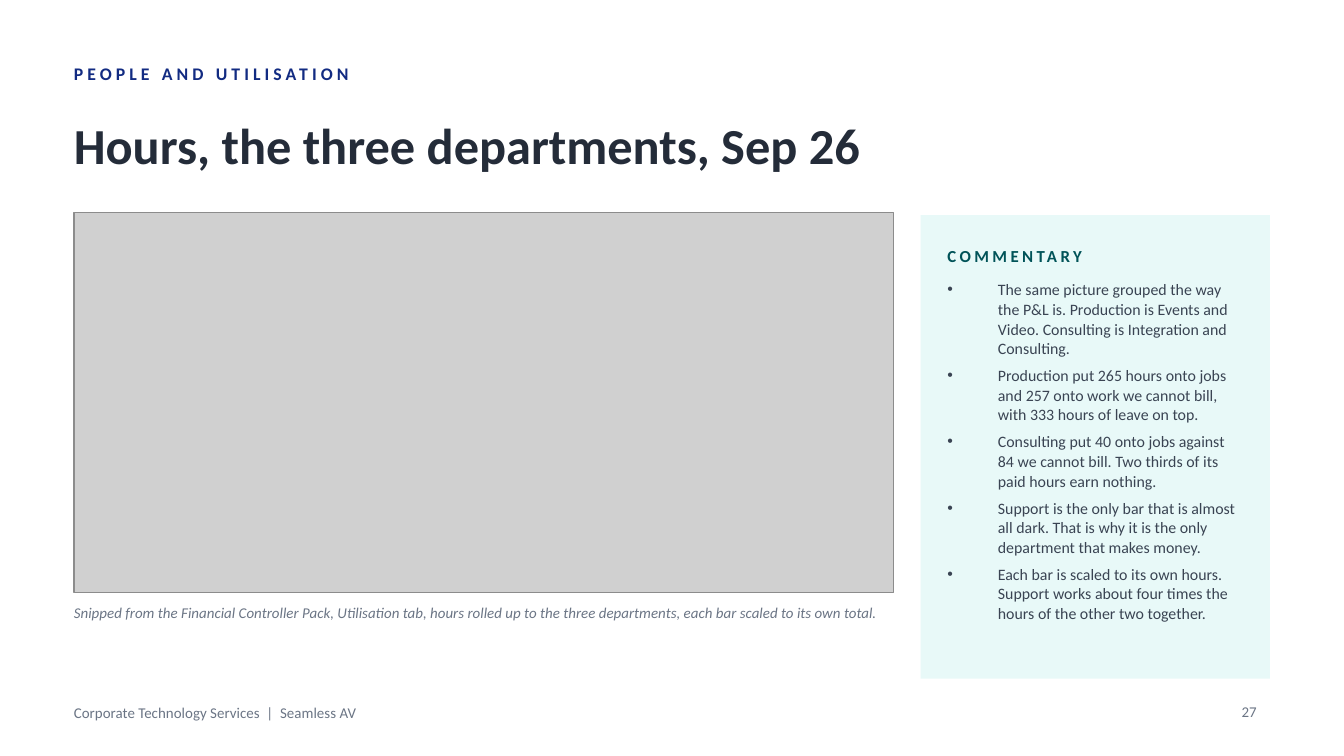
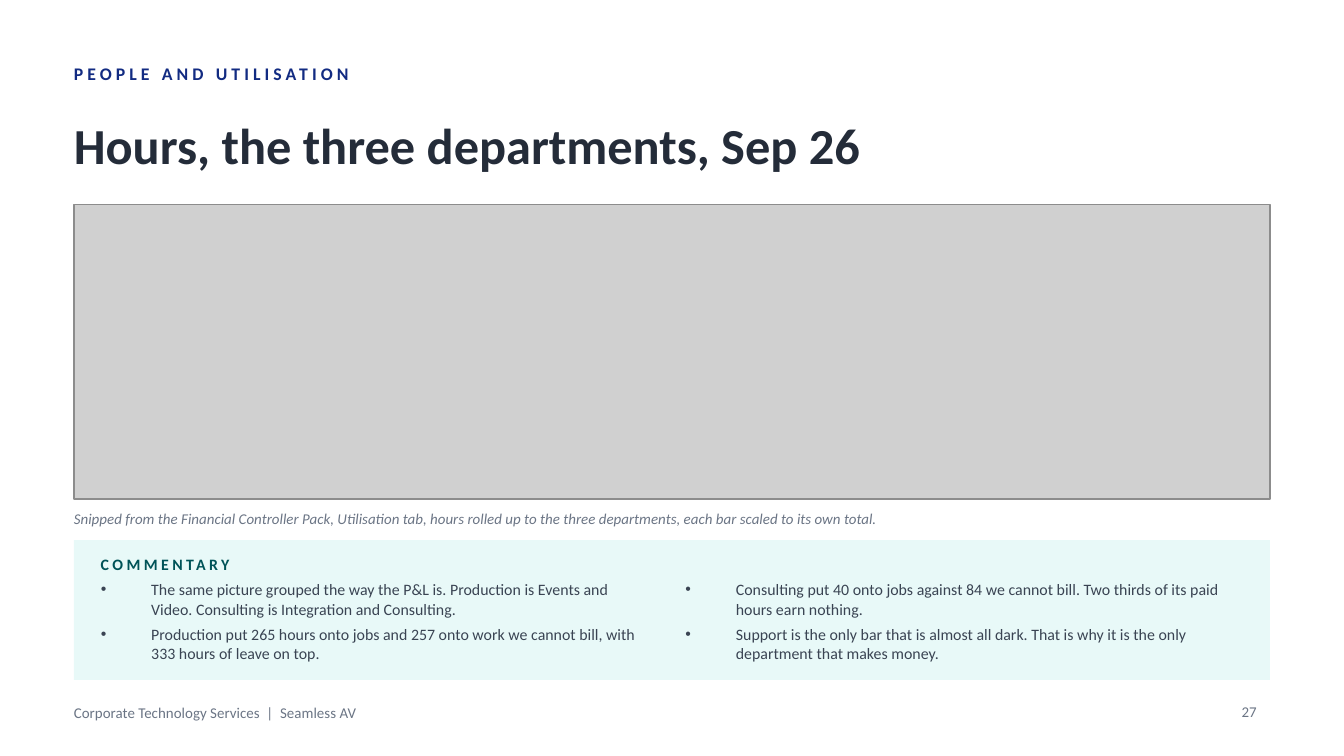
Before and after one commit to WesleyNelson-O33/Claude, a slide deck: slide 27 of deck/CTS Monthly Business Review - September 2026.pptx. Drawn at 1344x756 pixels with LibreOffice and Linux fonts; fonts in the diff are those of the drawing; grey boxes stand for pictures. Boxes give left, top, right and bottom in pixels: in the first picture for what was removed or moved away, otherwise in the second. Text is boxed around its words. In the diff, an @@ line names an element or a change of style, - is before the commit and + after.

```diff
--- a/deck/CTS Monthly Business Review - September 2026.pptx
+++ b/deck/CTS Monthly Business Review - September 2026.pptx
@@ picture: place and size @@
-picture at [74, 212, 894, 593]
+picture at [74, 204, 1270, 499]
@@ text at [998, 436, 1235, 622]: paragraphs removed @@
-• Consulting put 40 onto jobs against 84 we cannot bill. Two thirds of its paid hours earn nothing.
-• Support is the only bar that is almost all dark. That is why it is the only department that makes money.
-• Each bar is scaled to its own hours. Support works about four times the hours of the other two together.
@@ text "Snipped from the Financial Controller ...": place and size @@
-text "Snipped from the Financial Controller ..." at [74, 607, 876, 621]
+text "Snipped from the Financial Controller ..." at [74, 513, 876, 527]
@@ rectangle: place and size @@
-rectangle at [921, 215, 1270, 679]
+rectangle at [74, 540, 1270, 680]
@@ text "COMMENTARY": place and size @@
-text "COMMENTARY" at [948, 239, 1243, 273]
+text "COMMENTARY" at [101, 552, 504, 577]
@@ text "COMMENTARY" at [101, 552, 504, 577]: size 9 to 8.5 pt @@
@@ text "The same picture grouped the ...": place and size @@
-text "The same picture grouped the ..." at [998, 284, 1235, 622]
+text "The same picture grouped the ..." at [151, 584, 635, 662]
@@ text "The same picture grouped the ..." at [151, 584, 635, 662]: less space between paragraphs @@
@@ text added at [736, 584, 1218, 662], 8.5 pt, text #3A4453 @@
+• Consulting put 40 onto jobs against 84 we cannot bill. Two thirds of its paid hours earn nothing.
+• Support is the only bar that is almost all dark. That is why it is the only department that makes money.
```
Also in this commit, not shown: 9 other slides changed, 8 other files.
